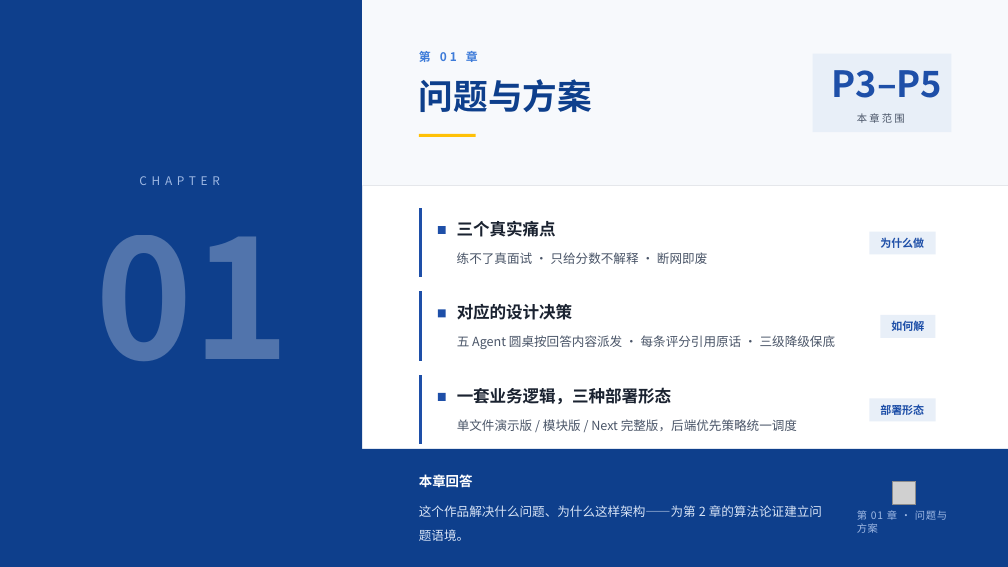
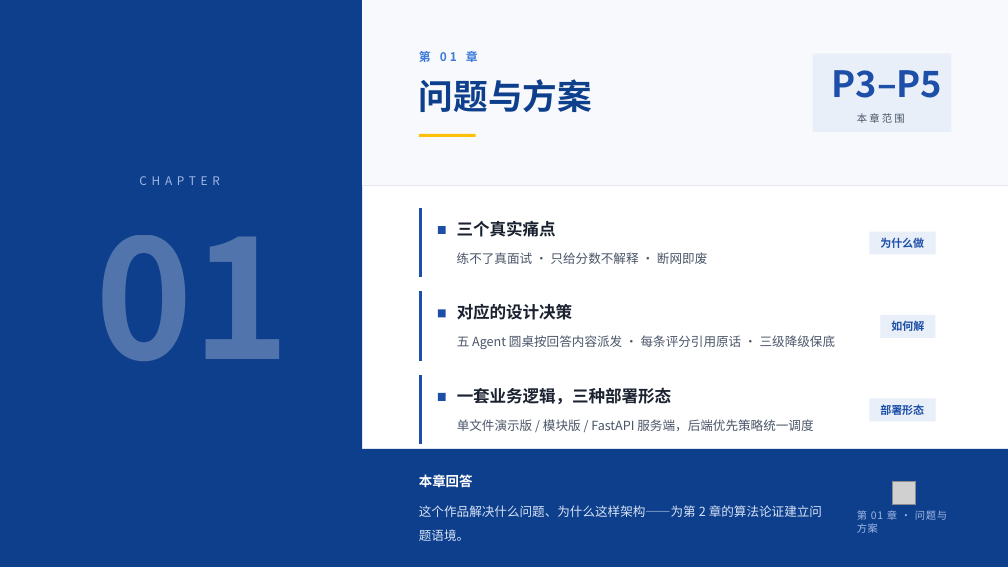
Before and after one commit to Penguin-Zhou/FutureMirror, a slide deck: slide 3 of docs/FutureMirror答辩.pptx. Drawn at 1008x567 pixels with LibreOffice and Linux fonts; fonts in the diff are those of the drawing; grey boxes stand for pictures. Boxes give left, top, right and bottom in pixels: in the first picture for what was removed or moved away, otherwise in the second. Text is boxed around its words. In the diff, an @@ line names an element or a change of style, - is before the commit and + after.

Commit message:
docs(pptx): 答辩稿测试矩阵与部署形态对齐真实实现（19 套/1427 · 27 pytest · 217 Node · FastAPI 服务端）

```diff
--- a/docs/FutureMirror答辩.pptx
+++ b/docs/FutureMirror答辩.pptx
@@ text at bbox=[457, 419, 813, 431]: text changed @@
-单文件演示版 / 模块版 / Next 完整版，后端优先策略统一调度
+单文件演示版 / 模块版 / FastAPI 服务端，后端优先策略统一调度
```
Also in this commit, not shown: 1 other slide changed.
